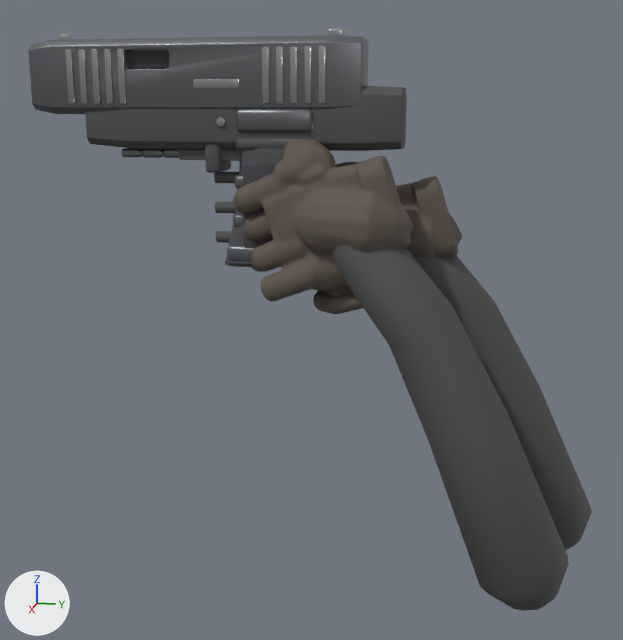
Renders of the FBX model Assets/_Project/Art/Models/Resources/Kordon/Weapons/p9.fbx from each side of a commit.
The view is the same before and after, from a camera (50 mm lens) standing at (0.45, 0.105, 0.012) and looking at (0.007, 0.016, -0.099). The axes (+X, +Y, +Z) are drawn at lower left. The lights are the same throughout. The first picture is the older version. Vertices at exactly the same position are counted once.

In view in the first picture: 'HandLeft', 'HandRight', 'Magazine', 'p9'.
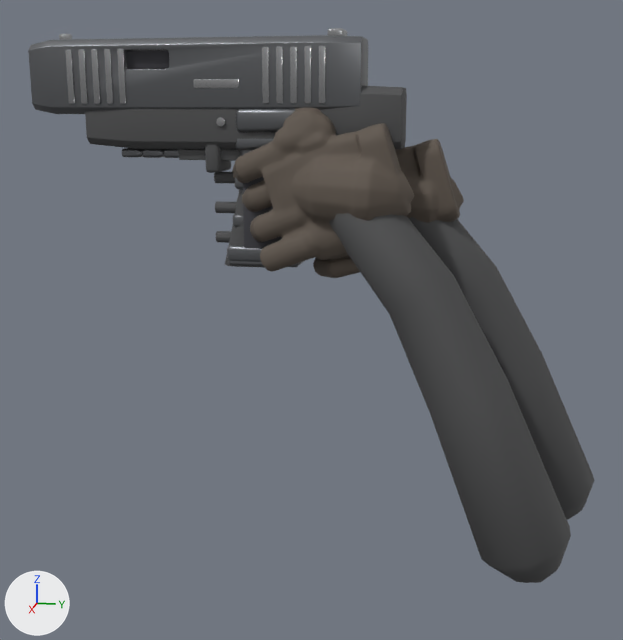
The change in detail:
me_handleft is used by ob_handleft; location (0.0, 0.0, 0.0).
me_handleft had 5088 vertices, 9275 faces and spanned x -0.046..0.026, y 0.0..0.172, z -0.237..-0.015.
me_handleft now has 5088 vertices, 9275 faces and spans x -0.046..0.026, y 0.0..0.172, z -0.217..0.004.
me_handleft part 2: the whole mesh is moved by (0.0, 0.0, 0.019).
me_handright is used by ob_handright; location (0.0, 0.0, 0.0).
me_handright had 5088 vertices, 9247 faces and spanned x -0.02..0.057, y -0.027..0.155, z -0.241..-0.002.
me_handright now has 5088 vertices, 9247 faces and spans x -0.02..0.057, y -0.027..0.155, z -0.225..0.013.
me_handright part 1: the whole mesh is moved by (0.0, 0.0, 0.016).

What differs and where, as boxes (x1, y1, x2, y2) in the pictures (623 x 640 px):
'HandRight', moved
    before: (233, 139, 569, 611)
    after: (232, 107, 571, 583)
'HandLeft', moved
    before: (313, 162, 592, 550)
    after: (313, 139, 595, 520)
